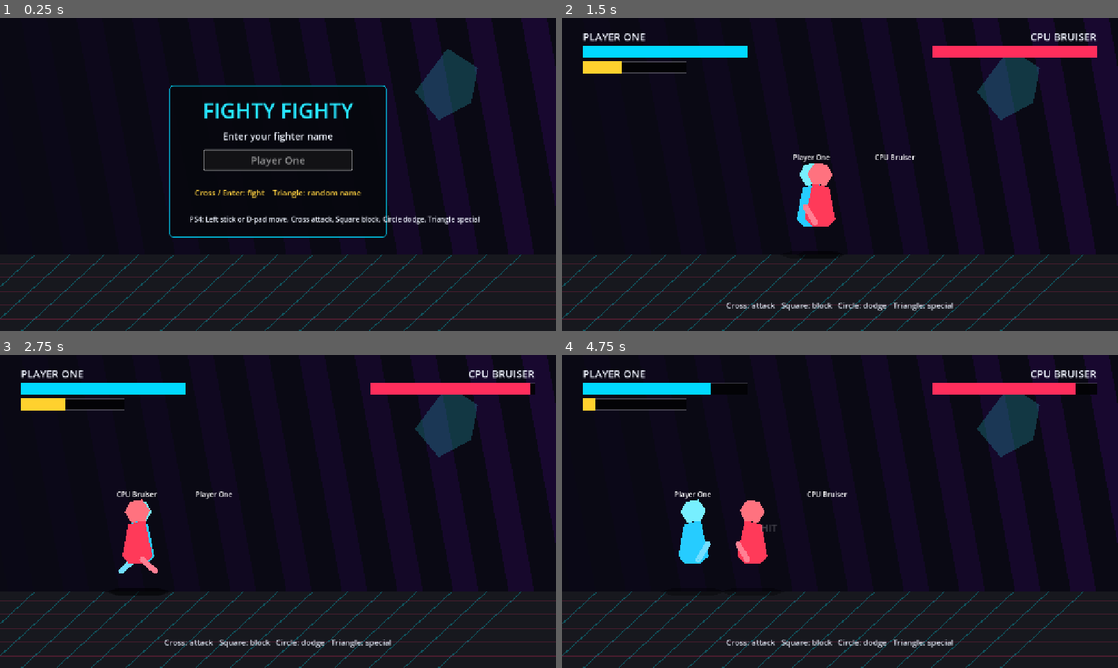
Above: before the commit, frames 1-4 (two rows, left to right).
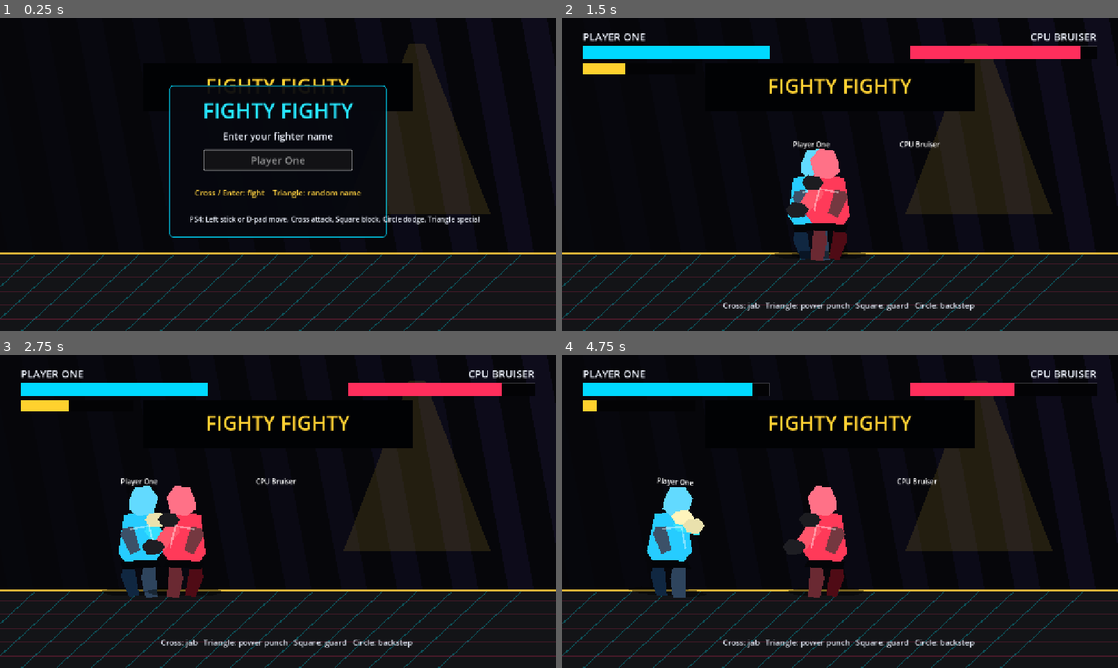
Above: after the commit, the same moments.

Repository: meshbirdprime/fighty-fighty
Game: Godot game, scene res://scenes/Main.tscn
Two runs of this game, one before a commit and one after it. Both use one fixed random seed, a clock stepped at 60 frames per second and the inputs below.
Inputs (mouse positions are in pixels of both pictures, inside the frame that each line leads up to):
- Up to frame 1 (0.25 s): no input
- Up to frame 2 (1.5 s): tap Enter (confirm) at 0.5 s; move the mouse to (962, 158) at 0.52 s; hold D (move_right) 0.53-1.28 s; hold K (block) 0.53-1.28 s; tap J (attack) at 0.6 s; click (962, 158) at 0.67 s; tap Space at 0.77, 1.07 s; move the mouse to (728, 190) at 1.27 s; hold A (move_left) from 1.28 s (still down); tap K (block) at 1.35 s
- Up to frame 3 (2.75 s): tap Space at 1.52, 1.82 s; tap L (dodge) at 1.55, 2.1 s; move the mouse to (333, 442) at 2.02 s; release A (move_left) at 2.03 s; hold D (move_right) from 2.03 s (still down); hold I (special) from 2.03 s (still down)
- Up to frame 4 (4.75 s): move the mouse to (812, 574) at 2.77 s; release I (special) at 2.78 s; tap I (special) at 2.85 s; click (812, 574) at 2.92 s; tap Space at 3.02, 3.05, 3.32, 3.6, 3.77, 4.07, 4.52 s; move the mouse to (1006, 558) at 3.52 s; release D (move_right) at 3.53 s; hold A (move_left) from 3.53 s (still down); tap J (attack) at 3.8, 4.35 s; move the mouse to (673, 464) at 4.27 s; tap K (block) at 4.55 s

The runs differ from the first frame. In frame 1, 9.9% of the frame differs, in the area x 0-100%, y 8-76%; in frame 2, 17%; in frame 3, 18%; in frame 4, 20%, in the area x 0-100%, y 8-94%.

Commit message:
Upgrade fighter presentation and punch combat

Diff:
--- a/project.godot
+++ b/project.godot
@@ -1,5 +1,10 @@
 ; Engine configuration file.
-; Best edited with Godot 4.x.
+; It's best edited using the editor UI and not directly,
+; since the parameters that go here are not all obvious.
+;
+; Format:
+;   [section] ; section goes between []
+;   param=value ; assign values to parameters
 
 config_version=5
 
--- a/scenes/Fighter.tscn
+++ b/scenes/Fighter.tscn
@@ -7,31 +7,65 @@
 
 [node name="Shadow" type="Polygon2D" parent="."]
 position = Vector2(0, 0)
-color = Color(0, 0, 0, 0.35)
-polygon = PackedVector2Array(-56, 0, -38, -8, 38, -8, 56, 0, 38, 8, -38, 8)
+color = Color(0, 0, 0, 0.45)
+polygon = PackedVector2Array(-72, 0, -48, -10, 48, -10, 72, 0, 48, 10, -48, 10)
+
+[node name="BackLeg" type="Polygon2D" parent="."]
+position = Vector2(-20, -50)
+color = Color(0.035, 0.09, 0.16, 1)
+polygon = PackedVector2Array(-18, -8, 8, -10, 20, 58, -4, 62, -22, 16)
+
+[node name="FrontLeg" type="Polygon2D" parent="."]
+position = Vector2(24, -50)
+color = Color(0.07, 0.17, 0.28, 1)
+polygon = PackedVector2Array(-15, -8, 12, -10, 18, 62, -10, 64, -20, 18)
 
 [node name="Body" type="Polygon2D" parent="."]
-position = Vector2(0, -64)
+position = Vector2(0, -105)
 color = Color(0.15, 0.8, 1, 1)
-polygon = PackedVector2Array(-34, -18, -20, -92, 18, -100, 36, -18, 16, 0, -18, 0)
+polygon = PackedVector2Array(-48, 16, -36, -72, 34, -84, 56, 8, 28, 46, -28, 44)
+
+[node name="Belt" type="Polygon2D" parent="."]
+position = Vector2(0, -62)
+color = Color(0.02, 0.025, 0.04, 1)
+polygon = PackedVector2Array(-44, -8, 42, -12, 50, 5, -38, 10)
 
 [node name="Head" type="Polygon2D" parent="."]
-position = Vector2(0, -176)
+position = Vector2(7, -198)
 color = Color(0.47, 0.94, 1, 1)
-polygon = PackedVector2Array(-28, -8, -16, -32, 12, -36, 30, -12, 18, 14, -14, 16)
+polygon = PackedVector2Array(-30, -14, -18, -42, 16, -46, 36, -20, 26, 18, -10, 24, -32, 8)
 
-[node name="Arm" type="Line2D" parent="."]
-width = 13.0
-default_color = Color(0.68, 0.96, 1, 1)
-begin_cap_mode = 2
-end_cap_mode = 2
-points = PackedVector2Array(12, -74, 42, -48)
+[node name="BackArm" type="Polygon2D" parent="."]
+position = Vector2(-28, -138)
+color = Color(0.09, 0.45, 0.62, 1)
+polygon = PackedVector2Array(-10, -8, 14, -12, 30, 42, 8, 52, -16, 6)
+
+[node name="FrontArm" type="Polygon2D" parent="."]
+position = Vector2(28, -142)
+color = Color(0.2, 0.88, 1, 1)
+polygon = PackedVector2Array(-12, -10, 14, -14, 44, 30, 20, 46, -16, 4)
+
+[node name="FrontFist" type="Polygon2D" parent="."]
+position = Vector2(74, -104)
+color = Color(1, 0.96, 0.74, 1)
+polygon = PackedVector2Array(-18, -12, 10, -18, 26, 0, 12, 20, -16, 16, -28, 0)
+
+[node name="GuardFist" type="Polygon2D" parent="."]
+position = Vector2(38, -166)
+color = Color(1, 0.96, 0.74, 1)
+polygon = PackedVector2Array(-16, -13, 10, -18, 25, -2, 12, 18, -14, 17, -26, 0)
+
+[node name="ChestGlow" type="Line2D" parent="."]
+position = Vector2(0, -110)
+width = 4.0
+default_color = Color(1, 1, 1, 0.42)
+points = PackedVector2Array(-22, -34, 22, -42, 34, 8)
 
 [node name="NameLabel" type="Label" parent="."]
-offset_left = -86.0
-offset_top = -238.0
-offset_right = 86.0
-offset_bottom = -210.0
+offset_left = -105.0
+offset_top = -270.0
+offset_right = 105.0
+offset_bottom = -238.0
 horizontal_alignment = 1
 vertical_alignment = 1
 text = "Fighter"
--- a/scripts/Fighter.gd
+++ b/scripts/Fighter.gd
@@ -8,8 +8,8 @@
 const WALK_SPEED := 390.0
 const DODGE_SPEED := 720.0
 const GRAVITY := 1800.0
-const ATTACK_RANGE := 112.0
-const SPECIAL_RANGE := 155.0
+const ATTACK_RANGE := 132.0
+const SPECIAL_RANGE := 188.0
 
 var fighter_name := "Fighter"
 var is_cpu := false
@@ -33,7 +33,14 @@
 
 @onready var body: Polygon2D = $Body
 @onready var head: Polygon2D = $Head
-@onready var arm: Line2D = $Arm
+@onready var front_arm: Polygon2D = $FrontArm
+@onready var front_fist: Polygon2D = $FrontFist
+@onready var guard_fist: Polygon2D = $GuardFist
+@onready var back_arm: Polygon2D = $BackArm
+@onready var front_leg: Polygon2D = $FrontLeg
+@onready var back_leg: Polygon2D = $BackLeg
+@onready var chest_glow: Line2D = $ChestGlow
+@onready var belt: Polygon2D = $Belt
 @onready var name_label: Label = $NameLabel
 @onready var shadow: Polygon2D = $Shadow
 
@@ -49,7 +56,9 @@
 		name_label.text = fighter_name
 		body.color = accent
 		head.color = accent.lightened(0.18)
-		arm.default_color = accent.lightened(0.35)
+		front_arm.color = accent.lightened(0.18)
+		back_arm.color = accent.darkened(0.24)
+		chest_glow.default_color = accent.lightened(0.65)
 
 
 func reset_fight(start_position: Vector2, new_facing: int) -> void:
@@ -127,7 +136,7 @@
 		meter -= 40.0
 
 	var reach := SPECIAL_RANGE if heavy else ATTACK_RANGE
-	var damage := 22 if heavy else 10
+	var damage := 26 if heavy else 9
 	var target_delta := opponent.global_position.x - global_position.x if opponent else 9999.0
 	if opponent and absf(target_delta) <= reach and (1 if target_delta >= 0.0 else -1) == facing:
 		opponent.take_hit(damage, heavy, global_position + Vector2(facing * reach, -75.0))
@@ -207,29 +216,90 @@
 func _update_pose() -> void:
 	var blocking := _block_timer > 0.0
 	var dodging := _dodge_timer > 0.0
-	var attacking := _attack_cooldown > 0.24
-
-	body.color.a = 0.96
-	head.color.a = 0.96
+	var heavy_windup := _attack_cooldown > 0.5
+	var punching := _attack_cooldown > 0.18
+	var jab_extend := _attack_cooldown > 0.22 and _attack_cooldown <= 0.5
+
+	var body_color := Color(0.15, 0.8, 1.0)
+	var arm_color := Color(0.2, 0.88, 1.0)
+	var dark_color := Color(0.07, 0.17, 0.28)
+	var glove_color := Color(1.0, 0.96, 0.74)
+	if is_cpu:
+		body_color = Color(1.0, 0.23, 0.35)
+		arm_color = Color(1.0, 0.34, 0.42)
+		dark_color = Color(0.34, 0.05, 0.09)
+		glove_color = Color(0.12, 0.12, 0.14)
+
 	if _flash_timer > 0.0:
 		body.color = Color.WHITE
 		head.color = Color.WHITE
-	elif is_cpu:
-		body.color = Color(1.0, 0.23, 0.35)
-		head.color = Color(1.0, 0.45, 0.5)
+		front_arm.color = Color.WHITE
+		front_fist.color = Color.WHITE
 	else:
-		body.color = Color(0.15, 0.8, 1.0)
-		head.color = Color(0.47, 0.94, 1.0)
-
-	var arm_start := Vector2(12, -74)
-	var arm_end := Vector2(86 if attacking else 42, -82 if attacking else -48)
+		body.color = body_color
+		head.color = body_color.lightened(0.28)
+		front_arm.color = arm_color
+		back_arm.color = dark_color.lightened(0.18)
+		front_fist.color = glove_color
+		guard_fist.color = glove_color.darkened(0.08)
+
+	front_leg.color = dark_color.lightened(0.12)
+	back_leg.color = dark_color.darkened(0.08)
+	belt.color = Color(0.018, 0.022, 0.035)
+	chest_glow.default_color = Color(1.0, 1.0, 1.0, 0.42)
+
+	body.position = Vector2(0, -105)
+	head.position = Vector2(7, -198)
+	front_arm.position = Vector2(28, -142)
+	front_arm.rotation = 0.0
+	front_fist.position = Vector2(74, -104)
+	front_fist.rotation = 0.0
+	guard_fist.position = Vector2(38, -166)
+	guard_fist.rotation = 0.0
+	back_arm.position = Vector2(-28, -138)
+	front_leg.position = Vector2(24, -50)
+	back_leg.position = Vector2(-20, -50)
+
 	if blocking:
-		arm_end = Vector2(34, -110)
+		front_arm.position = Vector2(18, -156)
+		front_arm.rotation = -0.72
+		front_fist.position = Vector2(24, -174)
+		guard_fist.position = Vector2(50, -156)
+		body.position.x = -6
 	elif dodging:
-		arm_end = Vector2(-20, -50)
+		body.position.x = -18
+		head.position.x = -8
+		front_arm.position = Vector2(10, -132)
+		front_fist.position = Vector2(38, -98)
+		guard_fist.position = Vector2(-18, -142)
 		rotation = -0.12 * facing
+	elif heavy_windup:
+		body.position.x = -12
+		front_arm.position = Vector2(2, -148)
+		front_arm.rotation = -1.25
+		front_fist.position = Vector2(-20, -178)
+		guard_fist.position = Vector2(50, -148)
+		rotation = lerpf(rotation, -0.04 * facing, 0.25)
+	elif jab_extend:
+		body.position.x = 10
+		head.position.x = 18
+		front_arm.position = Vector2(36, -146)
+		front_arm.rotation = -0.14
+		front_fist.position = Vector2(128, -122)
+		front_fist.rotation = 0.08
+		guard_fist.position = Vector2(30, -164)
+		rotation = lerpf(rotation, 0.05 * facing, 0.35)
+	elif punching:
+		body.position.x = 18
+		head.position.x = 23
+		front_arm.position = Vector2(48, -150)
+		front_arm.rotation = -0.02
+		front_fist.position = Vector2(168, -130)
+		front_fist.rotation = 0.05
+		guard_fist.position = Vector2(28, -166)
+		rotation = lerpf(rotation, 0.08 * facing, 0.45)
 	else:
 		rotation = lerpf(rotation, 0.0, 0.25)
 
-	arm.points = PackedVector2Array([arm_start, arm_end])
 	shadow.scale.x = 1.0 + absf(velocity.x) / 1300.0
+	shadow.scale.y = 1.0 - minf(absf(velocity.x) / 2500.0, 0.18)
--- a/scripts/Main.gd
+++ b/scripts/Main.gd
@@ -40,7 +40,7 @@
 		health_player.value = player.health
 		health_cpu.value = cpu.health
 		meter_player.value = player.meter
-		status_label.text = "Cross: attack   Square: block   Circle: dodge   Triangle: special"
+		status_label.text = "Cross: jab   Triangle: power punch   Square: guard   Circle: backstep"
 		if Input.is_action_just_pressed("pause"):
 			_set_paused(true)
 	elif state == GameState.PAUSED and Input.is_action_just_pressed("pause"):
@@ -99,29 +99,46 @@
 	camera.make_current()
 
 	var sky := ColorRect.new()
-	sky.color = Color(0.04, 0.035, 0.08)
+	sky.color = Color(0.025, 0.025, 0.04)
 	sky.size = Vector2(1280, 720)
 	add_child(sky)
 
 	for i in 11:
 		var stripe := ColorRect.new()
-		stripe.color = Color(0.04 + i * 0.01, 0.03, 0.09 + i * 0.018, 0.55)
+		stripe.color = Color(0.025 + i * 0.006, 0.03 + i * 0.004, 0.055 + i * 0.012, 0.5)
 		stripe.position = Vector2(i * 128 - 80, 0)
 		stripe.size = Vector2(58, 720)
 		stripe.rotation = -0.18
 		add_child(stripe)
 
-	var moon := Polygon2D.new()
-	moon.polygon = PackedVector2Array([Vector2(0, -80), Vector2(70, -35), Vector2(55, 45), Vector2(-20, 85), Vector2(-75, 20)])
-	moon.color = Color(0.2, 0.95, 1.0, 0.2)
-	moon.position = Vector2(1030, 150)
-	add_child(moon)
+	for side in [-1, 1]:
+		var light := Polygon2D.new()
+		light.polygon = PackedVector2Array([Vector2(-18, 0), Vector2(18, 0), Vector2(170 * side, 395), Vector2(-170 * side, 395)])
+		light.color = Color(1.0, 0.82, 0.25, 0.12)
+		light.position = Vector2(640 + side * 320, 58)
+		add_child(light)
+
+	var screen := ColorRect.new()
+	screen.color = Color(0.005, 0.008, 0.016)
+	screen.position = Vector2(330, 105)
+	screen.size = Vector2(620, 110)
+	add_child(screen)
+
+	var screen_text := _label("FIGHTY FIGHTY", 46, Vector2(330, 116), Vector2(620, 78), HORIZONTAL_ALIGNMENT_CENTER)
+	screen_text.add_theme_color_override("font_color", Color(1.0, 0.82, 0.2))
+	add_child(screen_text)
 
 	var floor := ColorRect.new()
-	floor.color = Color(0.09, 0.095, 0.12)
+	floor.color = Color(0.075, 0.08, 0.09)
 	floor.position = Vector2(0, 545)
 	floor.size = Vector2(1280, 175)
 	add_child(floor)
+
+	var stage_lip := ColorRect.new()
+	stage_lip.color = Color(1.0, 0.82, 0.25, 0.85)
+	stage_lip.position = Vector2(0, 538)
+	stage_lip.size = Vector2(1280, 7)
+	add_child(stage_lip)
 
 	for x in range(0, 1280, 80):
 		var line := Line2D.new()
@@ -195,11 +212,11 @@
 	var cpu_label := _label("CPU BRUISER", 24, Vector2(920, 26), Vector2(310, 28), HORIZONTAL_ALIGNMENT_RIGHT)
 	fight_layer.add_child(cpu_label)
 
-	health_player = _bar(Vector2(48, 65), Vector2(380, 26), Color(0.0, 0.85, 1.0))
+	health_player = _bar(Vector2(48, 65), Vector2(430, 30), Color(0.0, 0.85, 1.0))
 	fight_layer.add_child(health_player)
-	health_cpu = _bar(Vector2(852, 65), Vector2(380, 26), Color(1.0, 0.18, 0.36))
+	health_cpu = _bar(Vector2(802, 65), Vector2(430, 30), Color(1.0, 0.18, 0.36))
 	fight_layer.add_child(health_cpu)
-	meter_player = _bar(Vector2(48, 100), Vector2(240, 16), Color(1.0, 0.82, 0.18))
+	meter_player = _bar(Vector2(48, 104), Vector2(260, 18), Color(1.0, 0.82, 0.18))
 	meter_player.max_value = 100
 	fight_layer.add_child(meter_player)
 
@@ -273,12 +290,27 @@
 
 
 func _on_hit(_damage: int, world_position: Vector2, heavy: bool) -> void:
-	shake_time = 0.16 if heavy else 0.08
-	shake_strength = 12.0 if heavy else 6.0
+	shake_time = 0.2 if heavy else 0.1
+	shake_strength = 18.0 if heavy else 7.0
+
+	var burst := Polygon2D.new()
+	burst.position = world_position
+	burst.color = Color(1.0, 0.85, 0.18, 0.88) if heavy else Color(0.68, 0.95, 1.0, 0.8)
+	burst.polygon = PackedVector2Array([
+		Vector2(0, -44), Vector2(14, -12), Vector2(56, -18), Vector2(22, 8),
+		Vector2(36, 44), Vector2(0, 24), Vector2(-36, 44), Vector2(-22, 8),
+		Vector2(-56, -18), Vector2(-14, -12)
+	])
+	add_child(burst)
+	var burst_tween := create_tween()
+	burst_tween.tween_property(burst, "scale", Vector2(1.45, 1.45), 0.12)
+	burst_tween.parallel().tween_property(burst, "modulate:a", 0.0, 0.16)
+	burst_tween.tween_callback(burst.queue_free)
+
 	var spark := Label.new()
-	spark.text = "BOOM" if heavy else "HIT"
-	spark.position = world_position - Vector2(35, 55)
-	spark.add_theme_font_size_override("font_size", 34 if heavy else 24)
+	spark.text = "CRUSH!" if heavy else "JAB!"
+	spark.position = world_position - Vector2(48, 70)
+	spark.add_theme_font_size_override("font_size", 42 if heavy else 28)
 	spark.add_theme_color_override("font_color", Color(1.0, 0.9, 0.2) if heavy else Color.WHITE)
 	add_child(spark)
 	var tween := create_tween()
Not shown, added: scripts/Fighter.gd.uid
Not shown, added: scripts/Main.gd.uid
Not shown, changed: README.md
